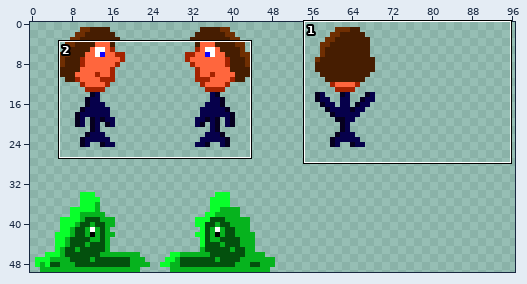
Sprite sheet -- entities.png. Above: a wide view before the commit, with the close-up outlined.
Close-up. First the earlier version:
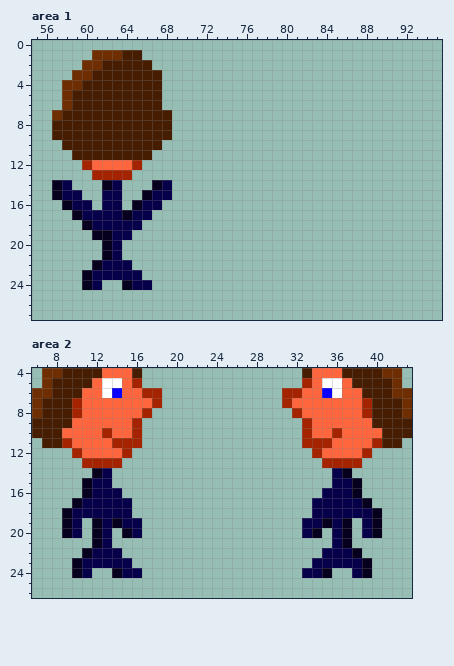
The file is 200x50 pixels. Shown: area 1: x 55..95, y 0..27; area 2: x 6..43, y 4..26. The wide view leaves out empty margins.
The result:
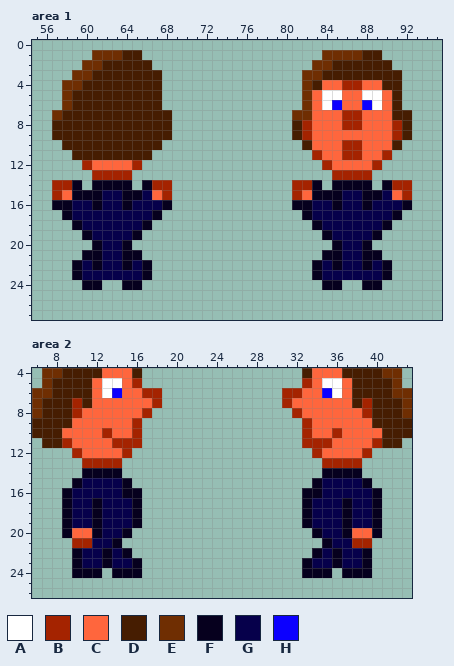
Palette (. is transparent): A #ffffff  B #a42300  C #ff663d  D #461d01  E #6f2e02  F #06001e  G #06004b  H #0c00ff
The edit:
Changed rows in their new state; - is an unchanged pixel.
Area 1:
first column x 57:
 1 ---------------------------EEEEDD---
 2 --------------------------EEDDDDDD--
 3 -------------------------EEDDDDDDDD-
 4 -------------------------EDCCBBCCDD-
 5 -------------------------ECAACCAACD-
 6 -------------------------ECAHCCHACD-
 7 ------------------------EECCCBBCCCDD
 8 ------------------------DBCCCBBCCCBD
 9 ------------------------DBCCCCCCCCBD
10 -------------------------DCCCBBCCCD-
11 --------------------------BCCBBCCB--
12 ---------------------------BCCCCB---
13 ----------------------------BBBB----
14 BBF-F-FF-FBB------------BBF-FFFF-FBB
15 BCFFF--FFGCB------------BCFFFGGFFGCB
16 F---F--FG--F------------FFGGFGGFGGGF
17 -FG----G--F--------------FGGGGGGGGF-
18 --FG-----F----------------FGGGGGGF--
19 ---FGG--F------------------FGGGGF---
20 ----FG-F--------------------FGGF----
21 ---FFG-FF------------------FFGGFF---
22 --FG---FGF----------------FGFGGFGF--
23 --FG-----F----------------FGGGGGGF--
24 ----F---F.-----------------FF--FF---
Area 2:
first column x 11:
 6 D--------------------------D
 7 D--------------------------D
first column x 9:
14 --F-FF--------------------FF-F--
15 -FG--GF------------------FG--GF-
16 FGG---FF----------------FF---GGF
17 FG-F---F----------------F---F-GF
18 ---F---F----------------F---F---
19 --G--G-F----------------F-G--G--
20 -CC--G-.----------------.-G--CC-
21 -BBG-F--------------------F-GBB-
22 -FG-F-F------------------F-F-GF-
23 ----F--F----------------F--F----
24 --FF--FF----------------FF--FF--
Pixel boxes of the changes (left, top, right, bottom) in both close-ups:
added: (292, 50, 412, 290)
changed: (52, 180, 172, 290)
changed: (82, 388, 92, 408)
changed: (352, 388, 362, 408)
changed: (62, 468, 142, 578)
changed: (302, 468, 382, 578)
